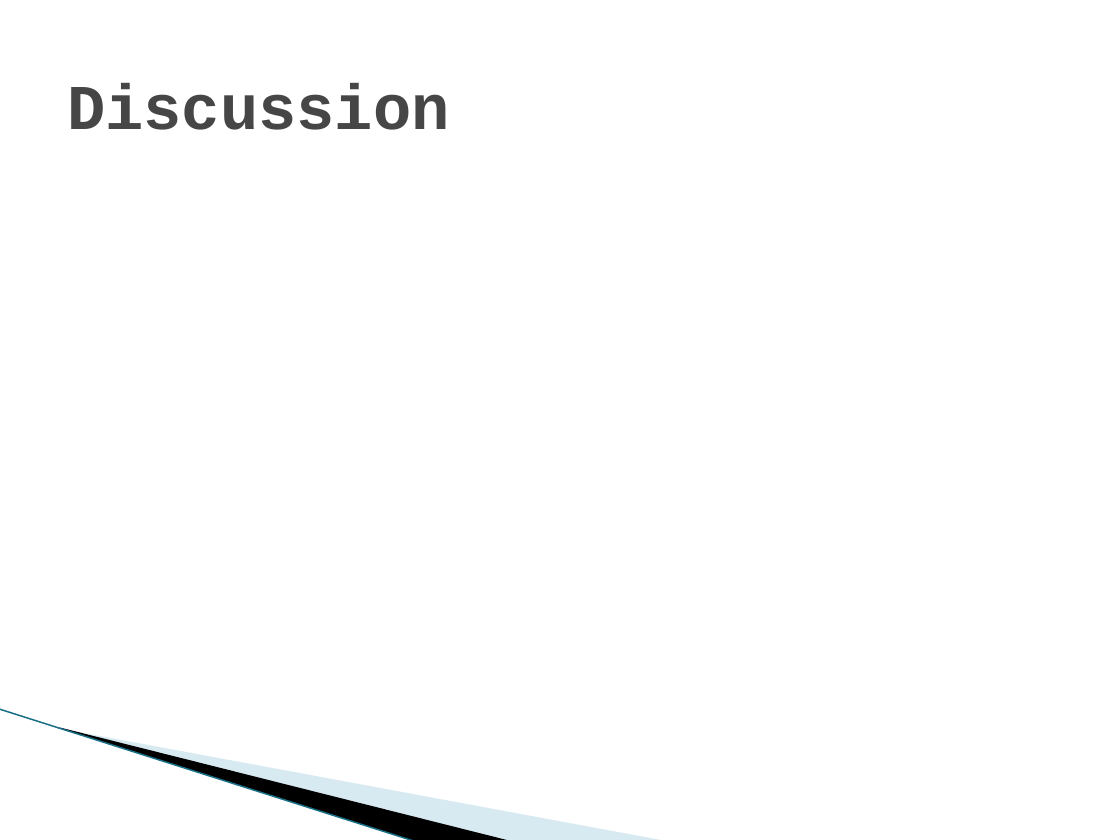
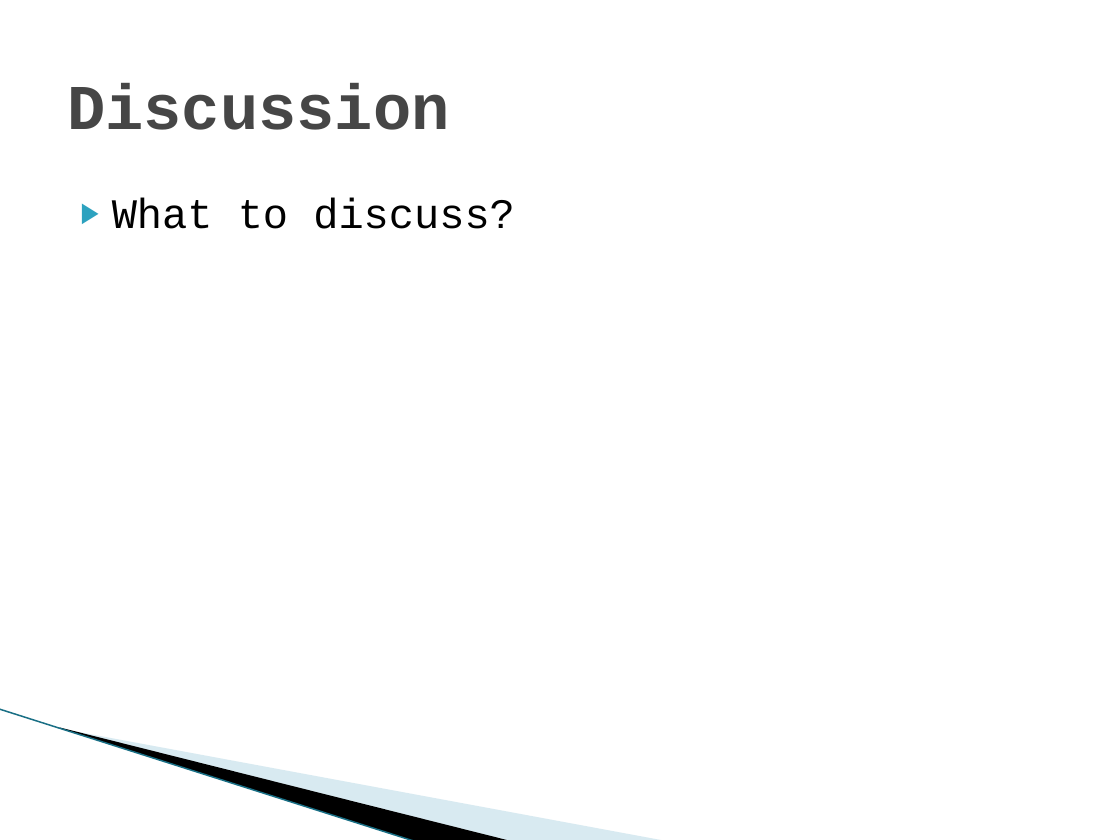
Before and after one commit to nz-Mark-Y/Object-Detection-SoC, a slide deck: slide 10 of documentation/Phase 3.pptx. Drawn at 1120x840 pixels with LibreOffice and Linux fonts; fonts in the diff are those of the drawing; background and template pictures are left out. Boxes give left, top, right and bottom in pixels: in the first picture for what was removed or moved away, otherwise in the second. Text is boxed around its words. In the diff, an @@ line names an element or a change of style, - is before the commit and + after.

```diff
--- a/documentation/Phase 3.pptx
+++ b/documentation/Phase 3.pptx
@@ text added at [112,198,515,229], 27 pt, text #000000 @@
+▶ What to discuss?
```
Also in this commit, not shown: 5 other slides changed.
